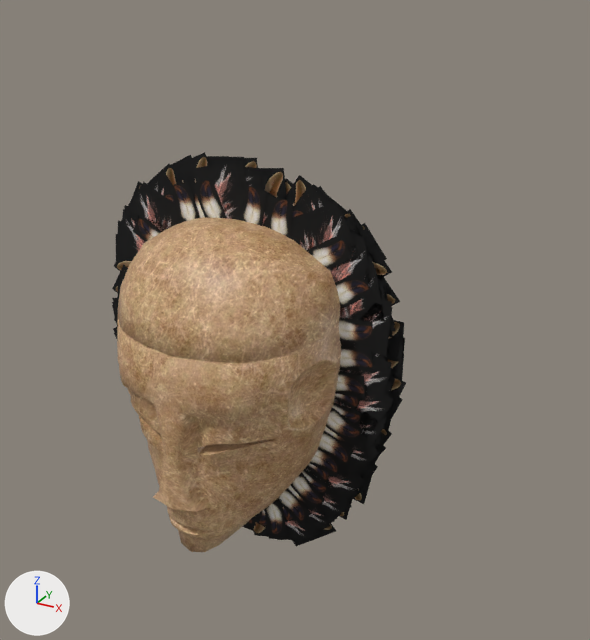
One commit to the COLLADA model scene-khari/models/model6/khari.dae: the scene before it, then after it.
Camera for both pictures: a camera (50 mm lens) standing at (2.68, -3.97, 3.54) and looking at (0.4, 0.17, 1.47). Every picture has the same lights, and +X, +Y and +Z are marked at lower left. Where no turn or scale is listed for an object, it has been applied to the vertices.

The scene before the commit, as lines of its bpy script (objects in view):
```python
me_untitled_045 = bpy.data.meshes.new('Untitled.045')
me_untitled_045.from_pydata(...)  # 4 vertices, 2 faces; spans x -0.179..0.179, y 0.0, z -0.155..0.155
me_untitled_045.materials.append(mat_3___default)  # picture img_map_6_png
me_untitled_166 = bpy.data.meshes.new('Untitled.166')
me_untitled_166.from_pydata(...)  # 4 vertices, 2 faces; spans x -1.5..1.5, y -3.0..3.0, z 0.0
me_untitled_166.materials.append(mat_3___default)  # picture img_map_6_png
me_untitled_230 = bpy.data.meshes.new('Untitled.230')
me_untitled_230.from_pydata(...)  # 4 vertices, 2 faces; spans x -0.218..0.218, y 0.0, z -0.338..0.138
me_untitled_230.materials.append(mat_4___default)  # picture img_map_9_png
ob_plane078 = bpy.data.objects.new('Plane078', me_untitled_166)
ob_plane078.parent = ob_feather_2
ob_plane078.location = (0.538, 0.0601, 4.558)
ob_plane078.rotation_euler = (1.571, 0.155, 0.0)  # degrees (90, 8.9, 0)
ob_plane078.scale = (-0.215, 0.215, 0.215)
ob_plane082 = bpy.data.objects.new('Plane082', me_untitled_045)
ob_plane082.location = (0.758, 0.153, 1.729)
ob_plane161 = bpy.data.objects.new('Plane161', me_untitled_230)
ob_plane161.location = (-0.096, 0.155, 2.299)
# also in view: 'Plane215' at (0.83, 0.15, 1.01); 'Plane092' at (0.79, 0.15, 1.48); 'Plane173' at (-0.62, 0.15, 1.96); 'Plane203' at (0.84, 0.15, 1.55); 'Plane185' at (0.59, 0.15, 2.01)
```
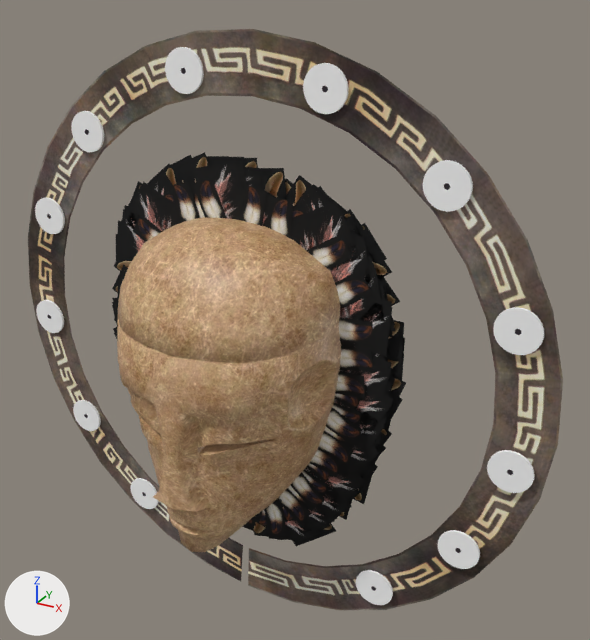
Commit message: update khari

Location of each change, (x1, y1, x2, y2) in pixels of the pictures (590 x 640 px):
'Plane', added (brown): after (28, 29, 563, 610)
'hotspot-8', added: after (423, 160, 473, 212)
'hotspot-9', added: after (493, 307, 544, 355)
'hotspot-7', added: after (303, 63, 349, 114)
'hotspot-10', added: after (487, 450, 534, 493)
'hotspot-6', added: after (165, 47, 204, 94)
'hotspot-11', added: after (437, 530, 480, 569)
'hotspot-5', added: after (71, 111, 104, 152)
'hotspot-12', added: after (356, 570, 393, 605)
'hotspot-4', added: after (35, 197, 65, 234)
'hotspot-3', added: after (36, 300, 64, 333)
'hotspot-2', added: after (73, 400, 101, 431)
'hotspot-1', added: after (130, 478, 159, 509)

The change, as a list of edits to the scene's bpy script:
```text
Add img_meandr_khari_02_jpg:
    img_meandr_khari_02_jpg = load_image('Meandr_Khari_02.jpg', 'Meandr_Khari_02.jpg', 512, 8192, 'sRGB')
Add mat_material_002:
    mat_material_002 = principled_material('Material_002')
    mat_material_002.base_color = (1.0, 1.0, 1.0)  # white #ffffff
    mat_material_002.roughness = 0.9
Add mat_material_001:
    mat_material_001 = principled_material('Material_001')
    mat_material_001.base_color = (0.0233, 0.0169, 0.0227)  # black #2a232a
    mat_material_001.roughness = 0.9
Add mat_carpet:
    mat_carpet = principled_material('carpet')
    mat_carpet.texture = img_meandr_khari_02_jpg
    mat_carpet.roughness = 0.9
Add me_circle_012:
    me_circle_012.from_pydata(...)  # 128 vertices, 286 faces; spans x -0.136..0.136, y 0.0..0.017, z -0.136..0.136
    # faces by material slot: [30, 256]
    me_circle_012.materials.append(mat_material_001)  # black #2a232a
    me_circle_012.materials.append(mat_material_002)  # white #ffffff
Add me_circle_006:
    me_circle_006.from_pydata(...)  # 128 vertices, 286 faces; spans x -0.136..0.136, y 0.0..0.017, z -0.136..0.136
    # faces by material slot: [30, 256]
    me_circle_006.materials.append(mat_material_001)  # black #2a232a
    me_circle_006.materials.append(mat_material_002)  # white #ffffff
Add me_plane:
    me_plane.from_pydata(...)  # 66 vertices, 64 faces; spans x 1.36..5.46, y -1.06..-0.97, z -1.12..2.99
    me_plane.materials.append(mat_carpet)  # picture img_meandr_khari_02_jpg
Add ob_hotspot_6:
    ob_hotspot_6 = bpy.data.objects.new('hotspot-6', me_circle_012)
    ob_hotspot_6.location = (-0.384, 0.209, 2.93)
Add ob_hotspot_5:
    ob_hotspot_5 = bpy.data.objects.new('hotspot-5', me_circle_012.copy())
    ob_hotspot_5.location = (-1.219, 0.223, 2.484)
Add ob_hotspot_4:
    ob_hotspot_4 = bpy.data.objects.new('hotspot-4', me_circle_012.copy())
    ob_hotspot_4.location = (-1.681, 0.237, 1.829)
Add ob_hotspot_3:
    ob_hotspot_3 = bpy.data.objects.new('hotspot-3', me_circle_012.copy())
    ob_hotspot_3.location = (-1.817, 0.244, 0.997)
Add ob_hotspot_2:
    ob_hotspot_2 = bpy.data.objects.new('hotspot-2', me_circle_012.copy())
    ob_hotspot_2.location = (-1.559, 0.251, 0.178)
Add ob_hotspot_1:
    ob_hotspot_1 = bpy.data.objects.new('hotspot-1', me_circle_012.copy())
    ob_hotspot_1.location = (-1.012, 0.233, -0.381)
Add ob_hotspot_7:
    ob_hotspot_7 = bpy.data.objects.new('hotspot-7', me_circle_006)
    ob_hotspot_7.location = (0.587, 0.185, 2.891)
Add ob_hotspot_8:
    ob_hotspot_8 = bpy.data.objects.new('hotspot-8', me_circle_006.copy())
    ob_hotspot_8.location = (1.33, 0.168, 2.439)
Add ob_hotspot_9:
    ob_hotspot_9 = bpy.data.objects.new('hotspot-9', me_circle_006.copy())
    ob_hotspot_9.location = (1.793, 0.159, 1.695)
Add ob_hotspot_10:
    ob_hotspot_10 = bpy.data.objects.new('hotspot-10', me_circle_006.copy())
    ob_hotspot_10.location = (1.845, 0.154, 0.81)
Add ob_hotspot_11:
    ob_hotspot_11 = bpy.data.objects.new('hotspot-11', me_circle_006.copy())
    ob_hotspot_11.location = (1.583, 0.164, 0.134)
Add ob_hotspot_12:
    ob_hotspot_12 = bpy.data.objects.new('hotspot-12', me_circle_006.copy())
    ob_hotspot_12.location = (1.022, 0.177, -0.425)
Add ob_plane:
    ob_plane = bpy.data.objects.new('Plane', me_plane)
    ob_plane.location = (-3.382, 1.245, 0.2)
```
